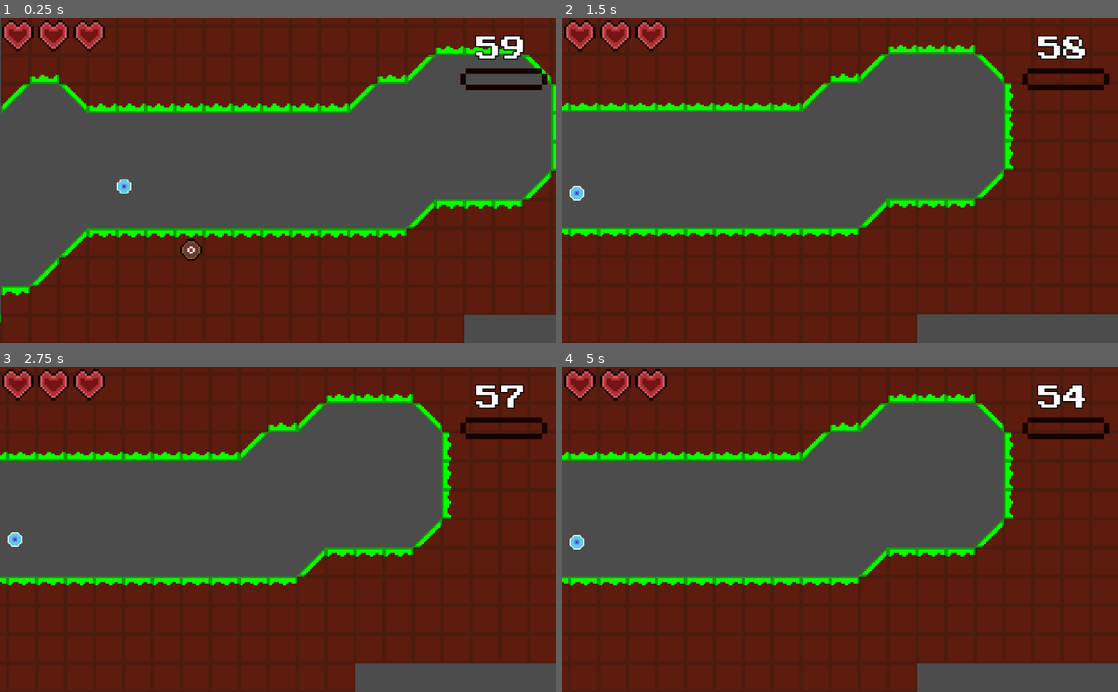
Above: before the commit, frames 1-4 (two rows, left to right).
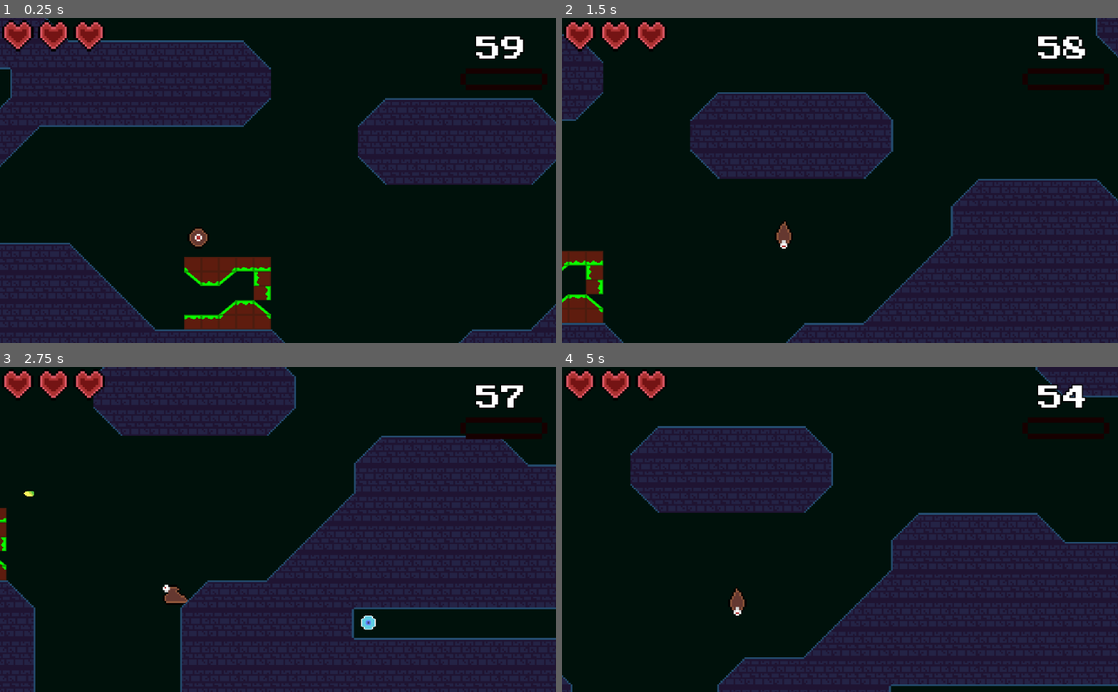
Above: after the commit, the same moments.

Repository: Shoter99/GameJamFirst
Game: Godot game, scene res://levels/Level2.tscn
Same seed, same stepped clock (60 frames per second), same inputs: the game is played once before the commit and once after it. Before the commit the project starts from res://enviroment/level prefab/Level test.tscn.
Inputs (mouse positions are in pixels of both pictures, inside the frame that each line leads up to):
- Up to frame 1 (0.25 s): no input
- Up to frame 2 (1.5 s): move the mouse to (962, 164) at 0.52 s; hold Shift (Slide) 0.53-1.28 s; hold Right (move_right) from 0.53 s (still down); tap Space (jump) at 0.77 s; move the mouse to (728, 196) at 1.27 s; click (728, 196) at 1.35 s
- Up to frame 3 (2.75 s): tap Space (jump) at 1.52 s; move the mouse to (333, 458) at 2.02 s; release Right (move_right) at 2.03 s; hold Left (move_left) from 2.03 s (still down); tap F (fire) at 2.1 s
- Up to frame 4 (5 s): move the mouse to (812, 594) at 2.77 s; release Left (move_left) at 2.78 s; hold Right (move_right) 2.78-4.28 s; right-click (812, 594) at 2.85 s; tap Space (jump) at 3.02, 3.77, 4.52 s; move the mouse to (1006, 578) at 3.52 s; tap Down (release) at 3.6 s; move the mouse to (673, 480) at 4.27 s; hold Left (move_left) from 4.28 s (still down); tap Shift (Slide) at 4.35 s

The runs differ from the first frame. In frame 1, 96% of the frame differs, in the area x 0-100%, y 0-100%; in frame 2, 97%; in frame 3, 98%; in frame 4, 98%.

Commit message:
changed main scene

Diff:
--- a/entities/enemy/LeftRightEnemy/LeftRightEnemy.tscn
+++ b/entities/enemy/LeftRightEnemy/LeftRightEnemy.tscn
@@ -44,7 +44,6 @@
 position = Vector2( 0, -5 )
 frames = SubResource( 3 )
 animation = "walk"
-frame = 1
 playing = true
 
 [node name="playerKiller" type="Area2D" parent="LeftRightEnemySlime"]
@@ -69,6 +68,7 @@
 [node name="EnemyHealthBar" parent="LeftRightEnemySlime" instance=ExtResource( 4 )]
 margin_top = -15.0
 margin_bottom = -15.0
+enemy_max_hp = 1
 
 [connection signal="enemy_health_changed" from="LeftRightEnemySlime" to="LeftRightEnemySlime/EnemyHealthBar" method="_on_LeftRightEnemySlime_enemy_health_changed"]
 [connection signal="body_entered" from="LeftRightEnemySlime/BounceDetectorArea" to="LeftRightEnemySlime" method="_on_BounceDetectorArea_body_entered"]
--- a/project.godot
+++ b/project.godot
@@ -33,7 +33,7 @@
 [application]
 
 config/name="GameJamFirst"
-run/main_scene="res://enviroment/level prefab/Level test.tscn"
+run/main_scene="res://levels/Level2.tscn"
 config/icon="res://icon.png"
 
 [autoload]
